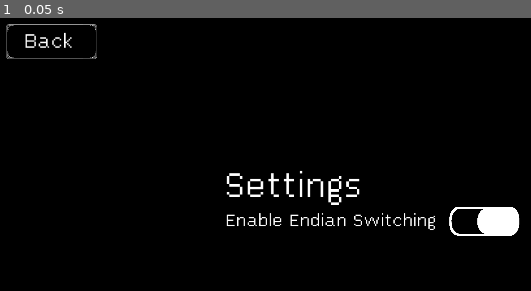
Above: before the commit, frame 1.
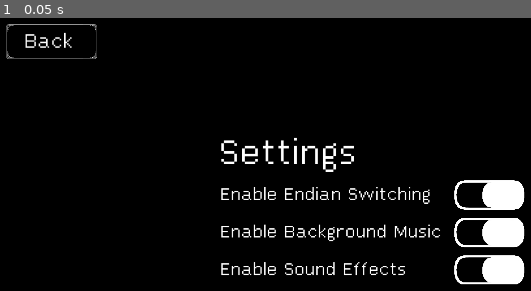
Above: after the commit, the same moment.

Repository: DragonCat4012/Switch
Game: Godot game, scene res://Scenes/OptionsScene.tscn
The game is run twice, just before and just after one commit, with the same random seed, the same clock (stepped at 60 frames per second) and the same inputs. This scene is started directly instead of the project's main scene.
Inputs:
- Up to frame 1 (0.05 s): no input

The runs differ from the first frame. In frame 1, 6.6% of the frame differs, in the area x 41-99%, y 43-98%.

Commit message:
Audio Settings 2/2

Diff:
--- a/Global/AudioManager.gd
+++ b/Global/AudioManager.gd
@@ -5,6 +5,11 @@
 var should_play_background_music = true
 var backgroundSoundEnabled = true
 var soundEffectsEnabled = true
+
+func toggledBackgroundMusic():
+	'''Stop palying music if is already playing'''
+	if not backgroundSoundEnabled:
+		stop()
 
 func _play_music(music: AudioStream, volume = -30.0):
 	if not backgroundSoundEnabled:
--- /dev/null
+++ b/Scenes/Options/Toggle.gd
@@ -0,0 +1,31 @@
+extends TextureRect
+
+var onTexture = load("res://Sprites/Toggle/on.PNG")
+var offTexture = load("res://Sprites/Toggle/off.PNG")
+
+var isOn = false
+var lastClick = Time.get_ticks_msec()
+
+func _ready():
+	set_process_input(true)
+	texture = onTexture if isOn else offTexture
+	self.gui_input.connect(_on_gui_input)
+
+func initValues(value:bool):
+	isOn = value
+	texture = onTexture if isOn else offTexture
+
+func _on_gui_input(event):
+	var currentClickTime = Time.get_ticks_msec()
+	if event is InputEventMouseButton and currentClickTime > lastClick + 0.2*1000:
+		isOn = !isOn
+		updateSprite()
+		lastClick = currentClickTime
+
+func updateSprite():
+	toggleStatus(isOn)
+	texture = onTexture if isOn else offTexture
+
+func toggleStatus(_isOn):
+	if get_tree().current_scene.has_method("toggle_activated"):
+		get_tree().current_scene.toggle_activated(get_meta("ID"), isOn)
--- a/Scenes/OptionsScene.gd
+++ b/Scenes/OptionsScene.gd
@@ -1,10 +1,8 @@
 extends Node2D
 
 @onready var endianToggle = $CenterContainer/VBoxContainer/CenterContainer2/VBoxContainer/HBoxContainer/TextureRect
-var isEndianSwitchingEnabled = false
-
-var onTexture = load("res://Sprites/Toggle/on.PNG")
-var offTexture = load("res://Sprites/Toggle/off.PNG")
+@onready var backgroundMusicToggle = $CenterContainer/VBoxContainer/CenterContainer2/VBoxContainer/HBoxContainer2/TextureRect
+@onready var soundeffectsToggle = $CenterContainer/VBoxContainer/CenterContainer2/VBoxContainer/HBoxContainer3/TextureRect
 
 var lastClick = Time.get_ticks_msec()
 
@@ -12,18 +10,17 @@
 
 func _ready():
 	GameManager.jsonHandler.loadGame()
-	isEndianSwitchingEnabled = GameManager.jsonHandler.endian
-	updateEndianSwitch()
+
+	endianToggle.initValues(GameManager.jsonHandler.endian)
+	backgroundMusicToggle.initValues(AudioManager.backgroundSoundEnabled)
+	soundeffectsToggle.initValues(AudioManager.soundEffectsEnabled)
+	# TODO: set toggles
 
 func _input(event):
 	var currentClickTime = Time.get_ticks_msec()
 	if backButton.get_global_rect().has_point(get_global_mouse_position()) and event is InputEventScreenTouch:
 		get_tree().change_scene_to_file("res://Scenes/menu.tscn")
-	if endianToggle.get_global_rect().has_point(get_global_mouse_position()) and event is InputEventScreenTouch and currentClickTime > lastClick + 0.5*1000:
-		lastClick = Time.get_ticks_msec()
-		isEndianSwitchingEnabled = !isEndianSwitchingEnabled
-		GameManager.jsonHandler.updatEndian(isEndianSwitchingEnabled)
-		updateEndianSwitch()
+	lastClick = Time.get_ticks_msec()
 
 func _process(delta):
 	if Input.is_action_just_pressed("ui_cancel"):
@@ -31,8 +28,11 @@
 		get_tree().change_scene_to_file("res://Scenes/menu.tscn")
 
 # UI
-func updateEndianSwitch():
-	if isEndianSwitchingEnabled:
-		endianToggle.texture = onTexture
-	else:
-		endianToggle.texture = offTexture
+func toggle_activated(id, isOn):
+	if id == 0: # endian switching
+		GameManager.jsonHandler.updatEndian(endianToggle.isOn)
+	elif id == 1: # backgroundmusic
+		AudioManager.backgroundSoundEnabled = !AudioManager.backgroundSoundEnabled
+		AudioManager.toggledBackgroundMusic()
+	elif  id == 2: # soundEffects
+		AudioManager.soundEffectsEnabled = !AudioManager.soundEffectsEnabled
--- a/Scenes/OptionsScene.tscn
+++ b/Scenes/OptionsScene.tscn
@@ -1,9 +1,11 @@
-[gd_scene load_steps=5 format=3 uid="uid://dinjnt7s281as"]
+[gd_scene load_steps=7 format=3 uid="uid://dinjnt7s281as"]
 
 [ext_resource type="FontFile" uid="uid://b2cswqm32sj5f" path="res://Ressources/Lex.ttf" id="1_4y4xp"]
 [ext_resource type="Script" path="res://Scenes/OptionsScene.gd" id="1_xolb3"]
 [ext_resource type="Texture2D" uid="uid://cijsqo584bssp" path="res://Sprites/Toggle/off.PNG" id="3_4lyrj"]
 [ext_resource type="Texture2D" uid="uid://cf83i6ab4h457" path="res://Sprites/button.PNG" id="4_iasye"]
+[ext_resource type="Script" path="res://Scenes/Options/Toggle.gd" id="4_l4ibm"]
+[ext_resource type="Texture2D" uid="uid://dofknt3s3xf8m" path="res://Sprites/Toggle/on.PNG" id="4_t8td2"]
 
 [node name="OptionsScene" type="Node2D"]
 script = ExtResource("1_xolb3")
@@ -27,6 +29,7 @@
 [node name="VBoxContainer" type="VBoxContainer" parent="CenterContainer/VBoxContainer/CenterContainer2"]
 custom_minimum_size = Vector2(500, 200)
 layout_mode = 2
+theme_override_constants/separation = 20
 
 [node name="Label" type="Label" parent="CenterContainer/VBoxContainer/CenterContainer2/VBoxContainer"]
 layout_mode = 2
@@ -55,6 +58,56 @@
 texture = ExtResource("3_4lyrj")
 expand_mode = 3
 stretch_mode = 4
+script = ExtResource("4_l4ibm")
+metadata/ID = 0
+
+[node name="HBoxContainer2" type="HBoxContainer" parent="CenterContainer/VBoxContainer/CenterContainer2/VBoxContainer"]
+custom_minimum_size = Vector2(500, 70)
+layout_mode = 2
+
+[node name="Label" type="Label" parent="CenterContainer/VBoxContainer/CenterContainer2/VBoxContainer/HBoxContainer2"]
+layout_mode = 2
+theme_override_fonts/font = ExtResource("1_4y4xp")
+theme_override_font_sizes/font_size = 50
+text = "Enable Background Music"
+
+[node name="Control" type="Control" parent="CenterContainer/VBoxContainer/CenterContainer2/VBoxContainer/HBoxContainer2"]
+custom_minimum_size = Vector2(20, 0)
+layout_mode = 2
+size_flags_horizontal = 3
+
+[node name="TextureRect" type="TextureRect" parent="CenterContainer/VBoxContainer/CenterContainer2/VBoxContainer/HBoxContainer2"]
+layout_mode = 2
+size_flags_horizontal = 8
+texture = ExtResource("4_t8td2")
+expand_mode = 3
+stretch_mode = 4
+script = ExtResource("4_l4ibm")
+metadata/ID = 1
+
+[node name="HBoxContainer3" type="HBoxContainer" parent="CenterContainer/VBoxContainer/CenterContainer2/VBoxContainer"]
+custom_minimum_size = Vector2(500, 70)
+layout_mode = 2
+
+[node name="Label" type="Label" parent="CenterContainer/VBoxContainer/CenterContainer2/VBoxContainer/HBoxContainer3"]
+layout_mode = 2
+theme_override_fonts/font = ExtResource("1_4y4xp")
+theme_override_font_sizes/font_size = 50
+text = "Enable Sound Effects"
+
+[node name="Control" type="Control" parent="CenterContainer/VBoxContainer/CenterContainer2/VBoxContainer/HBoxContainer3"]
+custom_minimum_size = Vector2(20, 0)
+layout_mode = 2
+size_flags_horizontal = 3
+
+[node name="TextureRect" type="TextureRect" parent="CenterContainer/VBoxContainer/CenterContainer2/VBoxContainer/HBoxContainer3"]
+layout_mode = 2
+size_flags_horizontal = 8
+texture = ExtResource("4_t8td2")
+expand_mode = 3
+stretch_mode = 4
+script = ExtResource("4_l4ibm")
+metadata/ID = 2
 
 [node name="buttonBackTexture" type="Sprite2D" parent="CenterContainer"]
 position = Vector2(189, 136)
